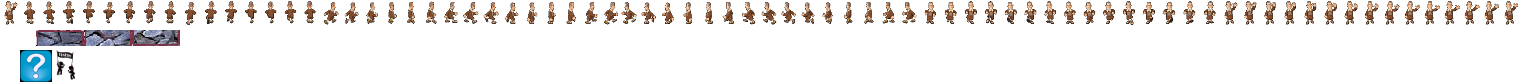
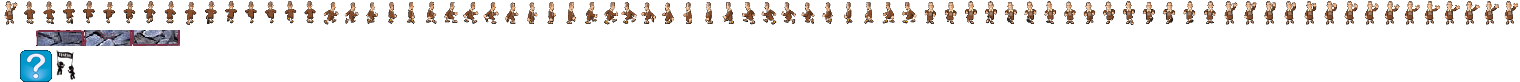
Two versions of the same layered image (1520x82). Layer-by-layer changes:
painted on "Clipboard #3" over [20, 50, 52, 82]
